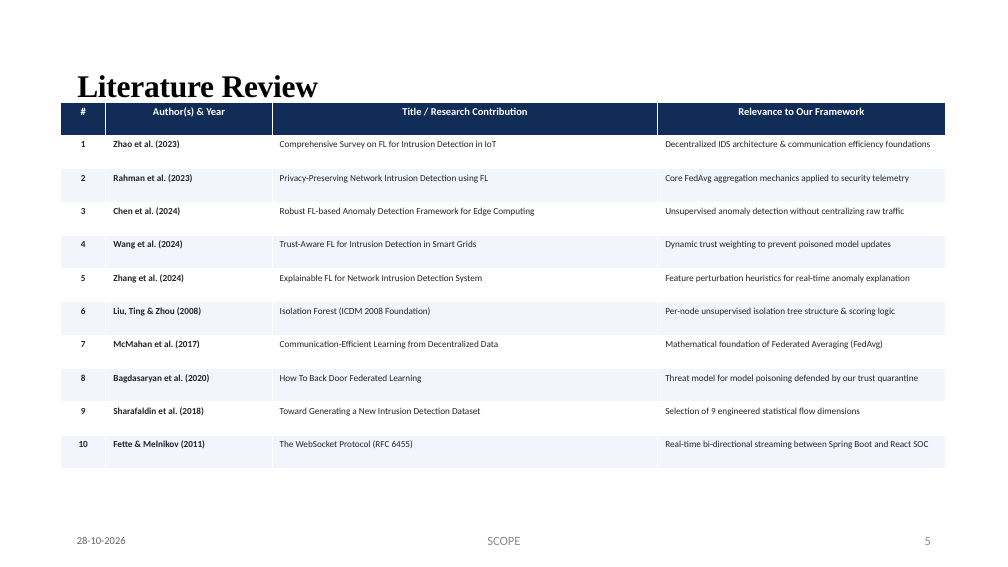
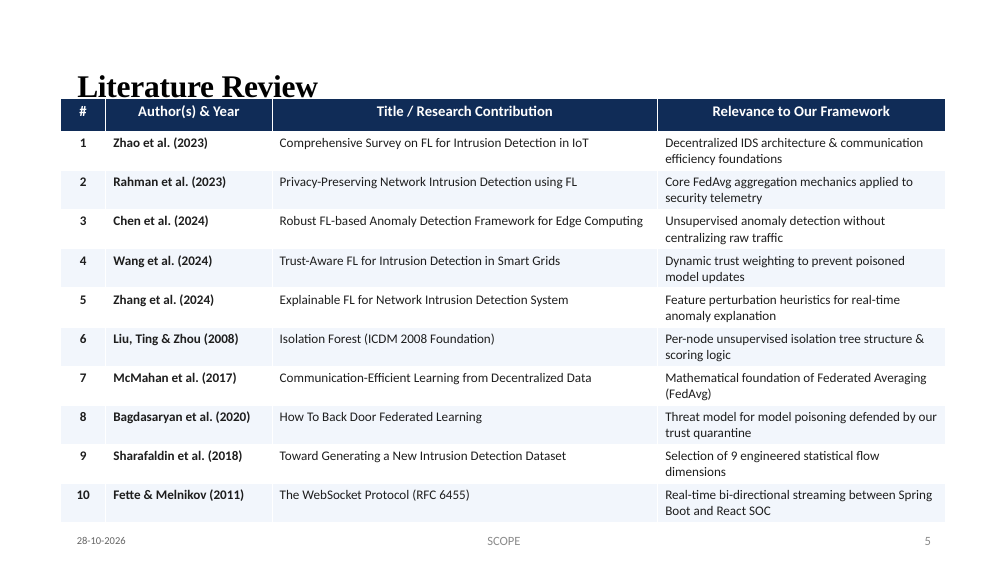
Before and after one commit to Prasanth4689/Federated-Anomaly-Detection, a slide deck: slide 5 of docs/BCSE497J_Review3_Presentation.pptx. Drawn at 1008x567 pixels with LibreOffice and Linux fonts; fonts in the diff are those of the drawing; background and template pictures are left out. Boxes give left, top, right and bottom in pixels: in the first picture for what was removed or moved away, otherwise in the second. Text is boxed around its words. In the diff, an @@ line names an element or a change of style, - is before the commit and + after.

Commit message:
Update BCSE497J_Review3_Presentation.pptx: clean formatting, conference paper outcome, readable font sizes

```diff
--- a/docs/BCSE497J_Review3_Presentation.pptx
+++ b/docs/BCSE497J_Review3_Presentation.pptx
@@ table at [60,98,945,519] @@
@@ size 10 to 14 pt in "#", "Author(s) & Year", "Title / Research Contribution", "Relevance to Our Framework" @@
@@ size 8.8 to 12.5 pt, text colour #212529 to #1E1E1E @@
@@ table: place and size @@
-table at [60,102,945,469]
+table at [60,98,945,519]
```
Also in this commit, not shown: 13 other slides changed.
